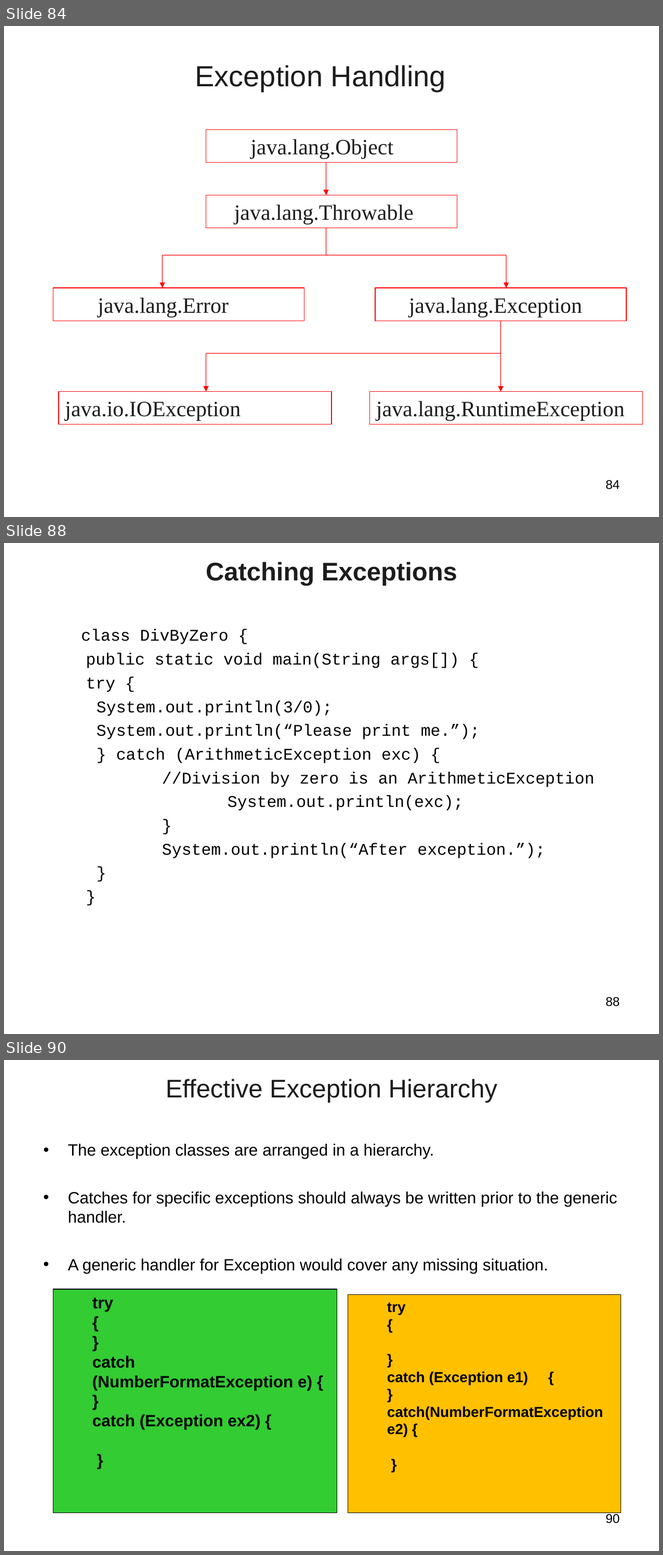
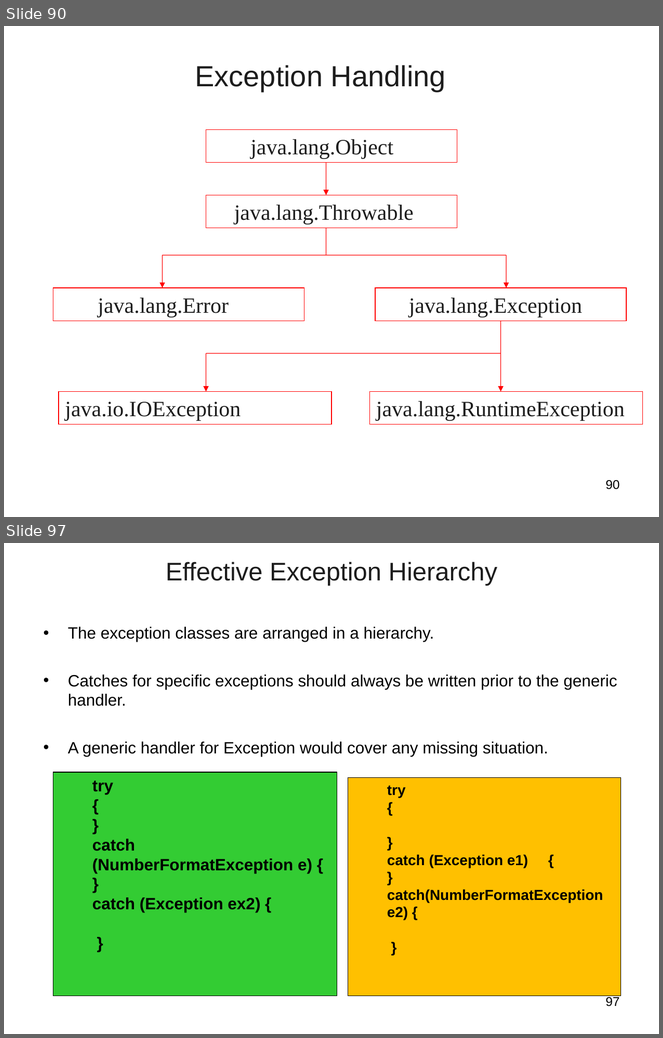
Before and after one commit to vatsanTraining/freshers_dec_2021, a slide deck: JavaModule_2_Excella.ppt. Shown one above the other, each under a label of ours: slides 84, 88 and 90 before the commit, slides 90 and 97 after it; the slides between them are not shown. The pictures are 663x1555 and 663x1038 pixels, drawn with LibreOffice and Linux fonts; fonts in the diff are those of the drawing; background and template pictures are left out. Boxes give left, top, right and bottom in pixels: in the first picture for what was removed or moved away, otherwise in the second. Text is boxed around its words. In the diff, an @@ line names an element or a change of style, - is before the commit and + after.

```diff
--- a/JavaModule_2_Excella.ppt
+++ b/JavaModule_2_Excella.ppt
@@ slide 88 removed at [4, 543, 659, 1034], background picture (left out) @@
@@ title removed at [206, 562, 457, 586] @@
-Catching Exceptions
@@ text removed at [81, 629, 595, 859] @@
-  class DivByZero {
-  public static void main(String args[]) {
-  try {
-  System.out.println(3/0);
-  System.out.println(“Please print me.”);
-  } catch (ArithmeticException exc) {
-  //Division by zero is an ArithmeticException
-  System.out.println(exc);
-  }
-  System.out.println(“After exception.”);
-  }
-  }
@@ page number removed at [606, 997, 620, 1007] @@
-88
@@ what was slide 84 is now slide 90 @@
@@ page number at [606, 480, 620, 490]: text changed @@
-84
+90
@@ what was slide 90 is now slide 97 @@
@@ page number at [606, 996, 620, 1007]: text changed @@
-90
+97
```
Also in this commit, not shown: 12 slides changed, 16 slides added, 8 other slides removed.
